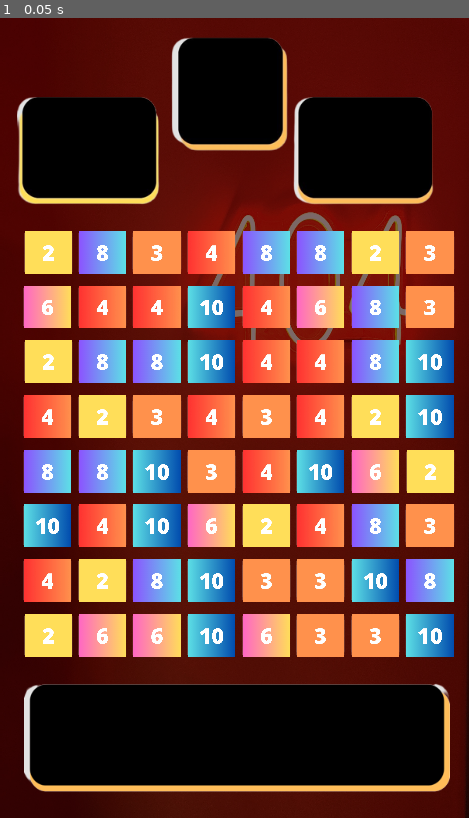
Above: before the commit, frame 1.
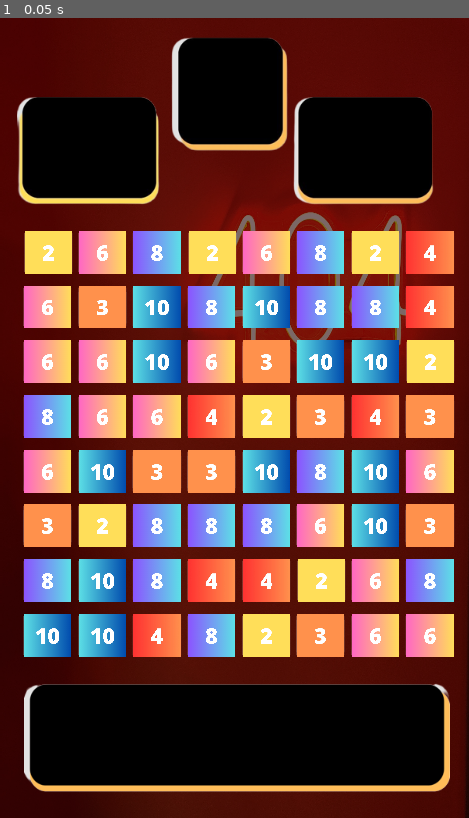
Above: after the commit, the same moment.

Repository: AARCOF/Play-To-Fail-Juego-en-Godot
Game: Godot game, scene res://Scenes/game_window.tscn
Same seed, same stepped clock (60 frames per second), same inputs: the game is played once before the commit and once after it.
Inputs:
- Up to frame 1 (0.05 s): no input

The runs differ from the first frame. In frame 1, 27% of the frame differs, in the area x 4-97%, y 26-80%.

Commit message:
buildAndFix_refillAndAnimations

Diff:
--- a/Scenes/game_window.tscn
+++ b/Scenes/game_window.tscn
@@ -38,13 +38,19 @@
 x_start = 60
 y_start = 300
 offset = 70
+y_offset = 5
 
 [node name="destroy_timer" type="Timer" parent="."]
-wait_time = 0.484
+wait_time = 0.15
 
 [node name="collapse_timer" type="Timer" parent="."]
-wait_time = 0.348
+wait_time = 0.05
+one_shot = true
+
+[node name="refill_timer" type="Timer" parent="."]
+wait_time = 1.15
 one_shot = true
 
 [connection signal="timeout" from="destroy_timer" to="grid" method="_on_destroy_timer_timeout"]
 [connection signal="timeout" from="collapse_timer" to="grid" method="_on_collapse_timer_timeout"]
+[connection signal="timeout" from="refill_timer" to="grid" method="_on_refill_timer_timeout"]
--- a/Scripts/Piece.gd
+++ b/Scripts/Piece.gd
@@ -1,7 +1,7 @@
 extends Node2D
 var column: float = 0
 var row: float = 0
-#var vec = Vector2(column, row)
+var vec = Vector2(column, row)
 export (String) var color
 var move_tween
 var matched = false
--- a/grid.gd
+++ b/grid.gd
@@ -1,4 +1,8 @@
 extends Node2D
+
+#State Machine
+#enum{wait, move}
+#var state
 
 # Grid Variables
 export (int) var width
@@ -6,6 +10,7 @@
 export (int) var x_start
 export (int) var y_start
 export (int) var offset
+export (int) var y_offset
 
 # Array de piezas
 var possible_pieces = [
@@ -20,12 +25,19 @@
 # Piezas en la escena
 var all_pieces = []
 
+# Variables para el Swap Back
+var piece_one = null
+var piece_two = null
+var last_place = Vector2(0, 0)
+var last_direction = Vector2(0, 0)
+
 # Interacción de las piezas
 var first_touch = Vector2(0, 0)
 var final_touch = Vector2(0, 0)
 var controlling = false
 
 func _ready():
+	#state = move
 	randomize()
 	all_pieces = make_2d_array()
 	spawn_pieces()
@@ -65,11 +77,9 @@
 				is_match = true
 	if row > 1:
 		if all_pieces[column][row - 1] != null && all_pieces[column][row - 2] != null:
-			if all_pieces[column][row - 1].color == color && all_pieces[column][row - 2].color == color:
+			#if all_pieces[column][row - 1].color == color && all_pieces[column][row - 2].color == color:
 				is_match = true
-
 	return is_match
-
 
 func grid_to_pixel(column, row):
 	var new_x = x_start + offset * column
@@ -102,15 +112,22 @@
 func swap_pieces(column, row, direction):
 	var first_piece = all_pieces[column][row]
 	var other_piece = all_pieces[column + direction.x][row + direction.y]
-	all_pieces[column][row] = other_piece
-	all_pieces[column + direction.x][row + direction.y] = first_piece
-	first_piece.move(grid_to_pixel(column + direction.x, row + direction.y))
-	other_piece.move(grid_to_pixel(column, row))
-	first_piece.column = column + direction.x
-	first_piece.row = row + direction.y
-	other_piece.column = column
-	other_piece.row = row
+	if first_piece != null && other_piece != null:
+#		state = wait
+		all_pieces[column][row] = other_piece
+		all_pieces[column + direction.x][row + direction.y] = first_piece
+		first_piece.move(grid_to_pixel(column + direction.x, row + direction.y))
+		other_piece.move(grid_to_pixel(column, row))
+		first_piece.column = column + direction.x
+		first_piece.row = row + direction.y
+		other_piece.column = column
+		other_piece.row = row
 	find_matches()
+
+#func swap_back():
+#	state = move
+#	print("Ok, no match")
+
 
 func touch_difference(grid_1, grid_2):
 	var difference = grid_2 - grid_1
@@ -126,7 +143,8 @@
 			swap_pieces(grid_1.x, grid_1.y, Vector2(0, -1))
 
 func _process(delta):
-	touch_input()
+#	if state == move:
+		touch_input()
 
 func find_matches():
 	for i in range(width):
@@ -153,30 +171,74 @@
 							all_pieces[i][j].dim()
 							all_pieces[i][j + 1].matched = true
 							all_pieces[i][j + 1].dim()
+
 	get_parent().get_node("destroy_timer").start()
+	get_parent().get_node("refill_timer").start()
 
 func destroy_matched():
+#	var was_matched = false
 	for i in range(width):
 		for j in range(height):
 			if all_pieces[i][j] != null:
 				if all_pieces[i][j].matched:
+#					was_matched = true
 					all_pieces[i][j].queue_free()
 					all_pieces[i][j] = null
+#					return was_matched
+#	if was_matched == true:
 	get_parent().get_node("collapse_timer").start()
 
+#	else:
+#		swap_back()
+
 func collapse_columns():
 	for i in range(width):
 		for j in range(height):
 			if all_pieces[i][j] == null:
-				for k in range(j - 0.5, height):
+				for k in range(j - 0.99, height):
 					if all_pieces[i][k] != null:
 						all_pieces[i][k].move(grid_to_pixel(i, j))
 						all_pieces[i][j] = all_pieces[i][k]
 						all_pieces[i][k] = null
 					break
 
+func refill_colums():
+	for i in range(width):
+		for j in range(height):
+			if all_pieces[i][j] == null:
+				var rand = floor(rand_range(0, possible_pieces.size()))
+				var piece = possible_pieces[rand].instance()
+				var loops = 0
+
+				while (match_at(i, j, piece.color) && loops < 100):
+					rand = rand_range(0, possible_pieces.size())
+					loops += 1
+					piece = possible_pieces[rand].instance()
+
+				add_child(piece)
+				piece.position = grid_to_pixel(i, j - y_offset)
+				piece.move(grid_to_pixel(i, j))
+				piece.column = i
+				piece.row = j
+				all_pieces[i][j] = piece
+	after_refill()
+
+
+func after_refill():
+	for i in range(width):
+		for j in range(height):
+			if all_pieces[i][j] != null:
+				if match_at(i, j, all_pieces[i][j]):
+					find_matches()
+					get_parent().get_node("destroy_timer").start()
+					return
+#	state = move
+
 func _on_destroy_timer_timeout():
 	destroy_matched()
 
 func _on_collapse_timer_timeout():
 	collapse_columns()
+
+func _on_refill_timer_timeout():
+	refill_colums()
